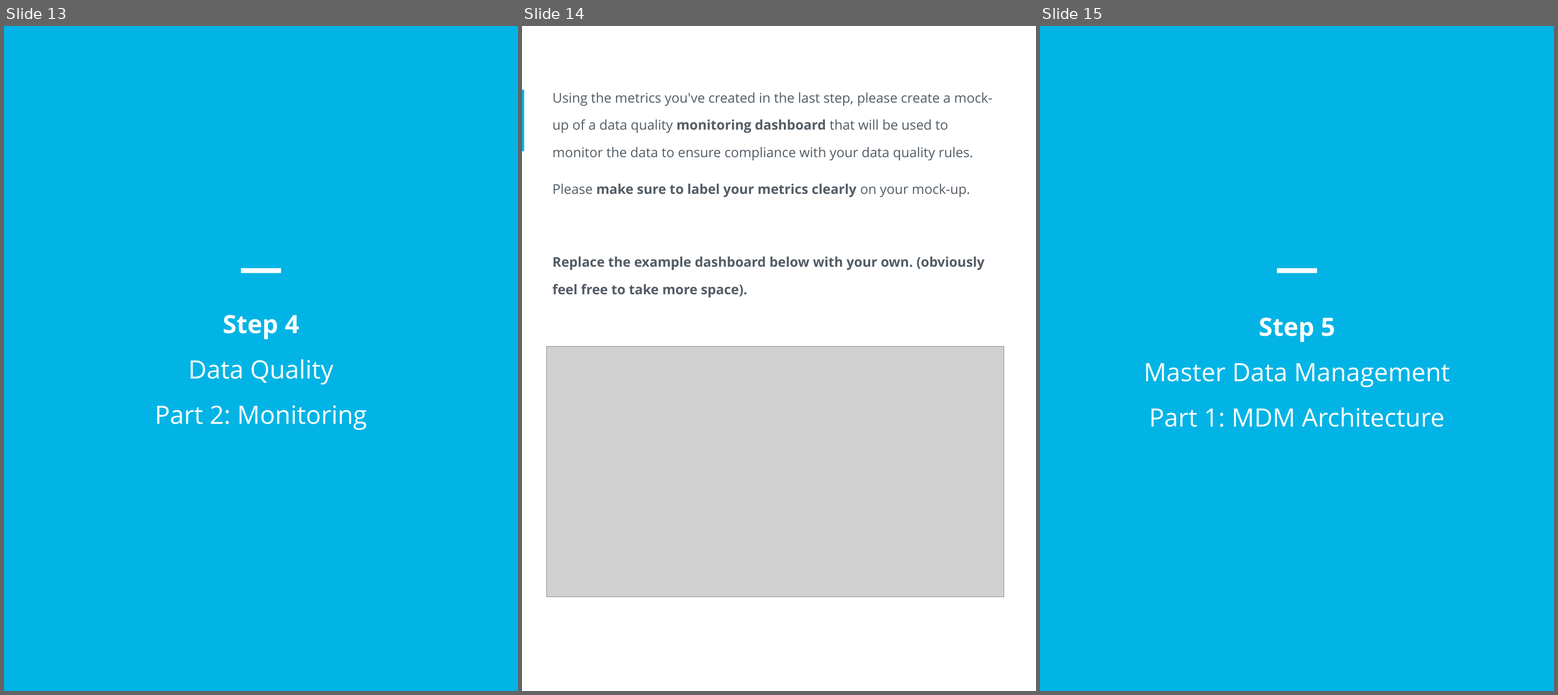
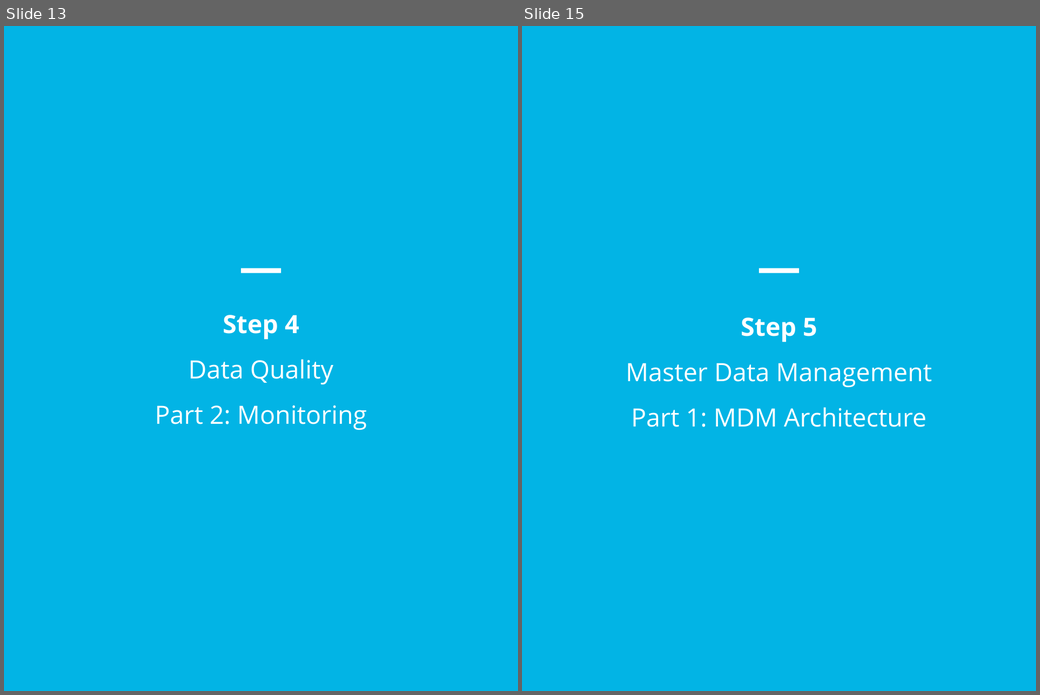
Before and after one commit to SwimLane2/udacity-ai-masters, a slide deck: Modules/03-Data-Architect/projects/Project 4 - SneakerPark Data Governance/report/sneakerpark_data_governance.pptx. Shown side by side, each under a label of ours: slides 13, 14 and 15 before the commit, slides 13 and 15 after it; the slides between them are not shown. The pictures are 1558x695 and 1040x695 pixels, drawn with LibreOffice and Linux fonts; fonts in the diff are those of the drawing; grey boxes stand for pictures. Boxes give left, top, right and bottom in pixels: in the first picture for what was removed or moved away, otherwise in the second. Text is boxed around its words. In the diff, an @@ line names an element or a change of style, - is before the commit and + after.

Commit message:
Updating Dashboard Metric

```diff
--- a/Modules/03-Data-Architect/projects/Project 4 - SneakerPark Data Governance/report/sneakerpark_data_governance.pptx
+++ b/Modules/03-Data-Architect/projects/Project 4 - SneakerPark Data Governance/report/sneakerpark_data_governance.pptx
@@ slide 14 removed at box(522, 26, 1036, 691), background #FFFFFF @@
@@ rectangle removed at box(522, 90, 524, 151) @@
@@ text removed at box(552, 92, 992, 298) @@
-Using the metrics you've created in the last step, please create a mock-up of a data quality monitoring dashboard that will be used to monitor the data to ensure compliance with your data quality rules.
-Please make sure to label your metrics clearly on your mock-up.
-Replace the example dashboard below with your own. (obviously feel free to take more space).
@@ picture removed at box(546, 347, 1004, 597) @@
```
Also in this commit, not shown: 1 slide added, 2 other files.
